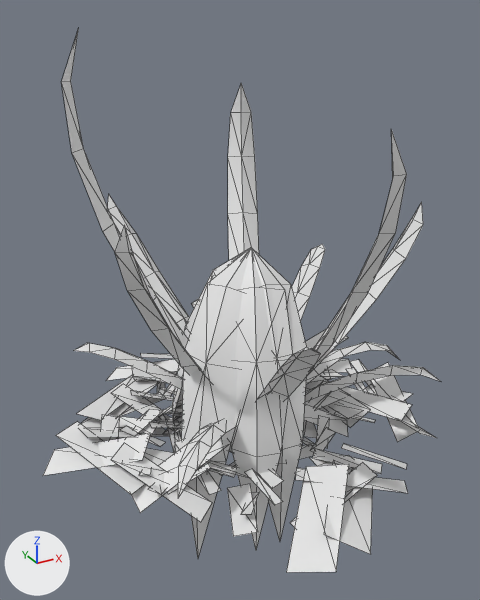
A saved change to the OBJ model game/assets/models/plants/SM_Plant_BromeliadGroundRosette_Leaf.obj.
The view is the same before and after, from a 50 mm lens placed at (-1.69, -2.95, 2.3), pointed at (-0.05, 0.03, 0.81). The axes (+X, +Y, +Z) are drawn at lower left. The lights are the same throughout. The picture after the commit comes second. Mesh edges are drawn as thin lines. Where no turn or scale is listed for an object, it has been applied to the vertices. Vertices at exactly the same position are counted once.

The first picture shows 'SM_Plant_BromeliadGroundRosette_Leaf'.
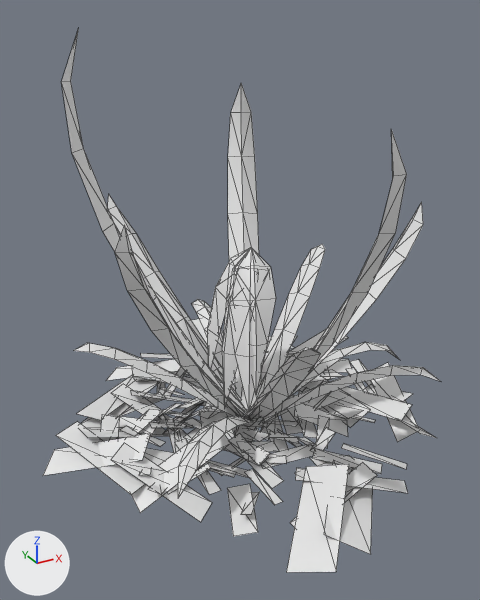
Edits to the bpy script that builds the scene:
```text
Change me_sm_plant_bromeliadgroundrosette_leaf:
    used by ob_sm_plant_bromeliadgroundrosette_leaf; location = (0.0, 0.0, 0.0)
    remove me_sm_plant_bromeliadgroundrosette_leaf.from_pydata(...)  # 890 vertices, 642 faces; spans x -1.21..1.15, y -1.23..1.25, z -0.64..2.21
    add me_sm_plant_bromeliadgroundrosette_leaf.from_pydata(...)  # 880 vertices, 630 faces; spans x -1.21..1.15, y -1.23..1.25, z -0.11..2.21
    me_sm_plant_bromeliadgroundrosette_leaf part 1
    13 vertices are removed from x -0.49..0.14, y -0.49..0.45, z -0.64..0.98
    27 faces are deleted
    37 vertices move from x -0.51..0.18, y -0.5..0.44, z -0.5..0.98 to x -0.22..0.06, y -0.22..0.21, z 0.21..1.05
    3 vertices are added at (-0.09, -0.22, 0.33), (-0.13, -0.21, 0.23), (-0.2, 0.16, 0.27)
    15 new faces join them
```

Where the change shows, as pixel boxes (x1, y1, x2, y2) in the pictures (480 x 600 px; the box of a moved part takes in the faces that stretch with it):
part 1 of me_sm_plant_bromeliadgroundrosette_leaf, moved or reshaped: before (172, 248, 307, 558); after (207, 248, 276, 411)
